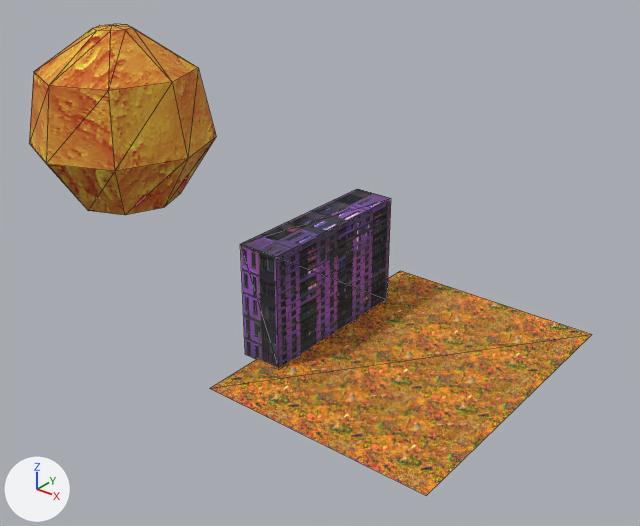
The glTF model a-frame/hues.gltf, before and after one commit.
The view is the same before and after, from a camera (50 mm lens) standing at (92.2, -133.5, 92.9) and looking at (-7.8, -8.4, 15.3). Arrows for +X, +Y and +Z are at lower left; the lights stay in place. Mesh edges are drawn as thin lines. Where no turn or scale is listed for an object, it has been applied to the vertices.

Before the edit, the objects in view are built like this:
```python
me_cube = bpy.data.meshes.new('Cube')
me_cube.from_pydata(...)  # 8 vertices, 8 faces; spans x -4.7..4.7, y -19.3..19.3, z -12.7..12.7
me_cube.materials.append(mat_material_010)  # picture img_houseseemless
me_plane = bpy.data.meshes.new('Plane')
me_plane.from_pydata(...)  # 4 vertices, 2 faces; spans x -24.9..24.9, y -33.2..33.2, z 0.0
me_plane.materials.append(mat_material_001)  # picture img_semmless1
me_sphere = bpy.data.meshes.new('Sphere')
me_sphere.from_pydata(...)  # a UV sphere (8 segments, 5 rings, poles along z) spanning x -18.3..18.3, y -18.3..18.3, z -18.7..18.7
me_sphere.materials.append(mat_material_011)  # picture img_moonsmeelsess
ob_cube = bpy.data.objects.new('Cube', me_cube)
ob_cube.location = (-14.5, 0.0, 7.5)
ob_plane = bpy.data.objects.new('Plane', me_plane)
ob_plane.location = (9.4, 0.0, -4.8)
ob_sphere = bpy.data.objects.new('Sphere', me_sphere)
ob_sphere.location = (-44.1, -25.5, 41.6)
```
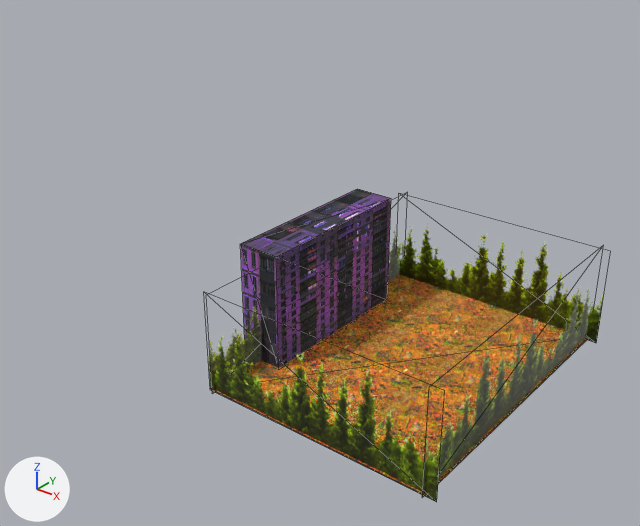
The newer file is also turned or shifted as a whole; pictures and numbers use the older file's frame.

Edits to the bpy script that builds the scene:
```text
Add img_treetrans:
    img_treetrans = load_image('treetrans', '_unpacked/treetrans', 265, 80, 'sRGB')
Add mat_treetrans_010:
    mat_treetrans_010 = principled_material('treetrans.010')
    mat_treetrans_010.texture = img_treetrans  # with its transparency
Add mat_treetrans_009:
    mat_treetrans_009 = principled_material('treetrans.009')
    mat_treetrans_009.texture = img_treetrans  # with its transparency
Add mat_treetrans_008:
    mat_treetrans_008 = principled_material('treetrans.008')
    mat_treetrans_008.texture = img_treetrans  # with its transparency
Add mat_treetrans:
    mat_treetrans = principled_material('treetrans')
    mat_treetrans.texture = img_treetrans  # with its transparency
Add me_treetrans_003:
    me_treetrans_003.from_pydata(...)  # 4 vertices, 2 faces; spans x -26.0..26.0, y 0.0, z -10.9..10.9
    me_treetrans_003.materials.append(mat_treetrans_010)  # picture img_treetrans
Add me_treetrans_002:
    me_treetrans_002.from_pydata(...)  # 4 vertices, 2 faces; spans x -26.0..26.0, y 0.0, z -10.9..10.9
    me_treetrans_002.materials.append(mat_treetrans_009)  # picture img_treetrans
Add me_treetrans_001:
    me_treetrans_001.from_pydata(...)  # 4 vertices, 2 faces; spans x 0.0, y -33.5..33.5, z -10.9..10.9
    me_treetrans_001.materials.append(mat_treetrans_008)  # picture img_treetrans
Add me_treetrans:
    me_treetrans.from_pydata(...)  # 4 vertices, 2 faces; spans x 0.0, y -33.5..33.5, z -10.9..10.9
    me_treetrans.materials.append(mat_treetrans)  # picture img_treetrans
Remove ob_sphere:
    ob_sphere = bpy.data.objects.new('Sphere', me_sphere)
    ob_sphere.location = (-44.1, -25.5, 41.6)
Add ob_treetrans_003:
    ob_treetrans_003 = bpy.data.objects.new('treetrans.003', me_treetrans_003)
    ob_treetrans_003.location = (10.2, -32.9, 5.4)
Add ob_treetrans_002:
    ob_treetrans_002 = bpy.data.objects.new('treetrans.002', me_treetrans_002)
    ob_treetrans_002.location = (10.2, 31.4, 5.4)
Add ob_treetrans_001:
    ob_treetrans_001 = bpy.data.objects.new('treetrans.001', me_treetrans_001)
    ob_treetrans_001.location = (33.7, 0.0, 5.4)
Add ob_treetrans:
    ob_treetrans = bpy.data.objects.new('treetrans', me_treetrans)
    ob_treetrans.location = (-14.6, 0.0, 5.4)
```

Where the change shows, as pixel boxes [x1, y1, x2, y2] in the pictures (640 x 526 px):
'Sphere', deleted (orange)
    before: [29, 24, 216, 215]
'treetrans.003', added (green)
    after: [208, 336, 441, 502]
'treetrans.002', added (yellow)
    after: [397, 223, 604, 343]
'treetrans.001', added
    after: [422, 289, 594, 497]
'treetrans', added (green)
    after: [209, 230, 405, 394]
